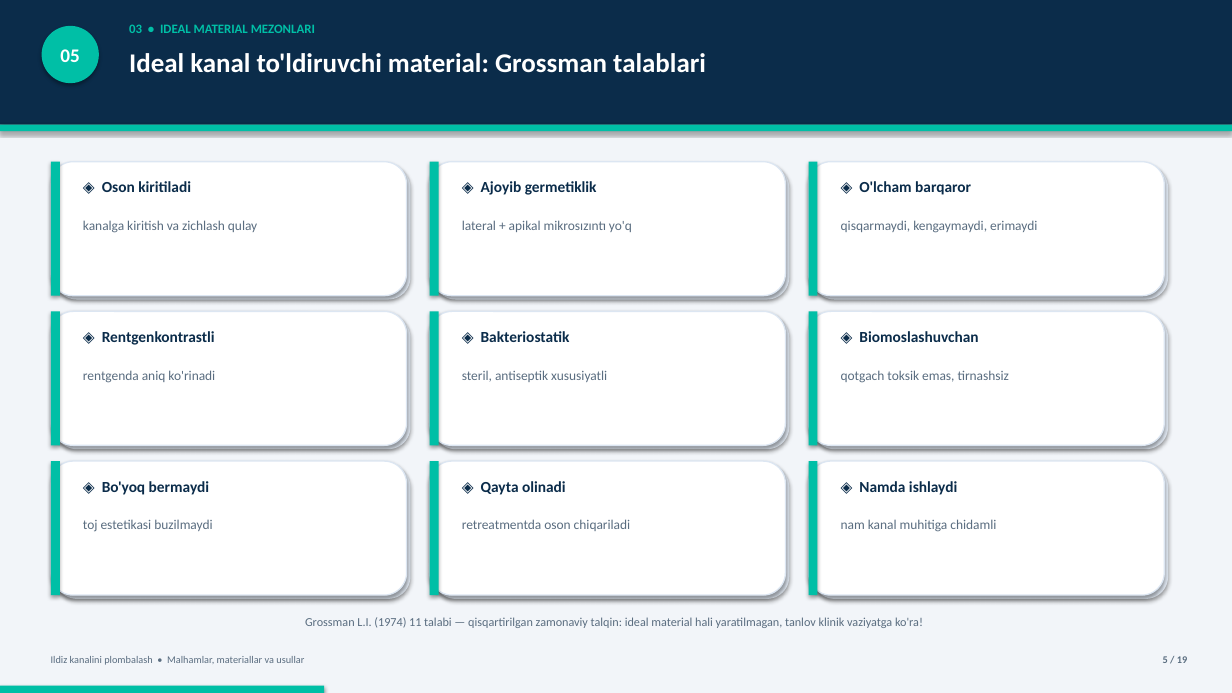
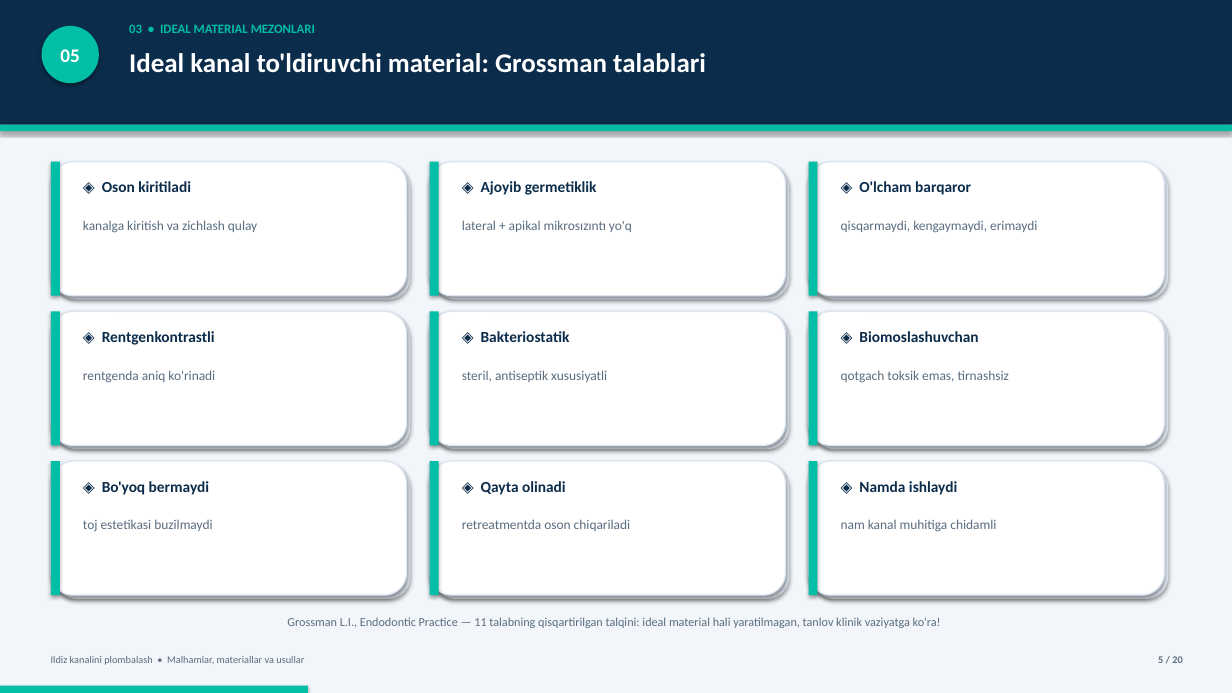
Before and after one commit to jabborovd18-collab/jdakimyo, a slide deck: slide 5 of Ildiz_kanalini_plombalash_taqdimot.pptx. Drawn at 1232x693 pixels with LibreOffice and Linux fonts; fonts in the diff are those of the drawing. Boxes give left, top, right and bottom in pixels: in the first picture for what was removed or moved away, otherwise in the second. Text is boxed around its words. In the diff, an @@ line names an element or a change of style, - is before the commit and + after.

```diff
--- a/Ildiz_kanalini_plombalash_taqdimot.pptx
+++ b/Ildiz_kanalini_plombalash_taqdimot.pptx
@@ text at bbox=[287, 617, 941, 628]: text changed @@
-Grossman L.I. (1974) 11 talabi — qisqartirilgan zamonaviy talqin: ideal material hali yaratilmagan, tanlov klinik vaziyatga ko'ra!
+Grossman L.I., Endodontic Practice — 11 talabning qisqartirilgan talqini: ideal material hali yaratilmagan, tanlov klinik vaziyatga ko'ra!
@@ text at bbox=[1158, 656, 1182, 663]: text changed @@
-5 / 19
+5 / 20
@@ rectangle: place and size @@
-rectangle at bbox=[0, 686, 324, 693]
+rectangle at bbox=[0, 686, 308, 693]
```
Also in this commit, not shown: 17 other slides changed, 2 slides added, 1 slide removed, 11 other files.
